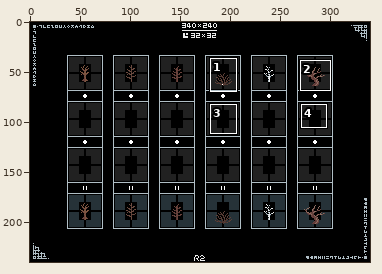
One commit to this pixel-art file: works/pixel_dailies/pixel_dailies_20210902_set_of_trees_v2.aseprite. Above, an overview of the earlier version with the close-up marked.
Close-up. First the earlier version:
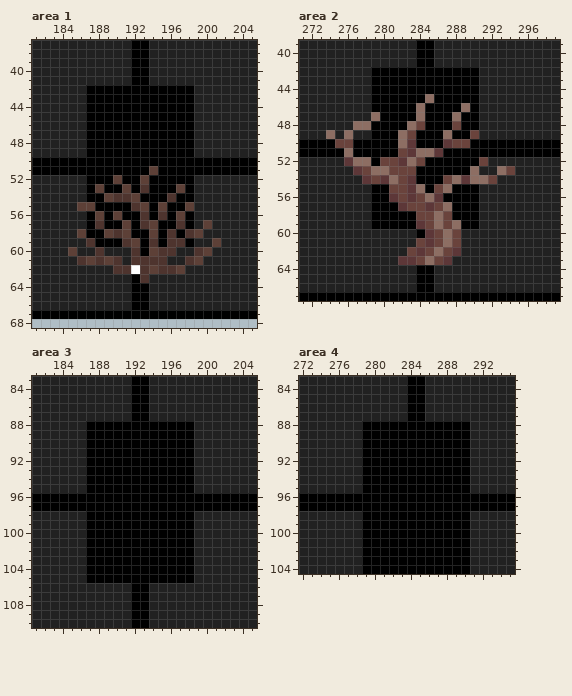
340x240 pixels, 1 frame. Shown: area 1: x 181..205, y 37..68; area 2: x 271..299, y 39..67; area 3: x 181..205, y 83..110; area 4: x 272..295, y 83..104. The commit also changed other parts of the picture, which this record leaves out.
The result:
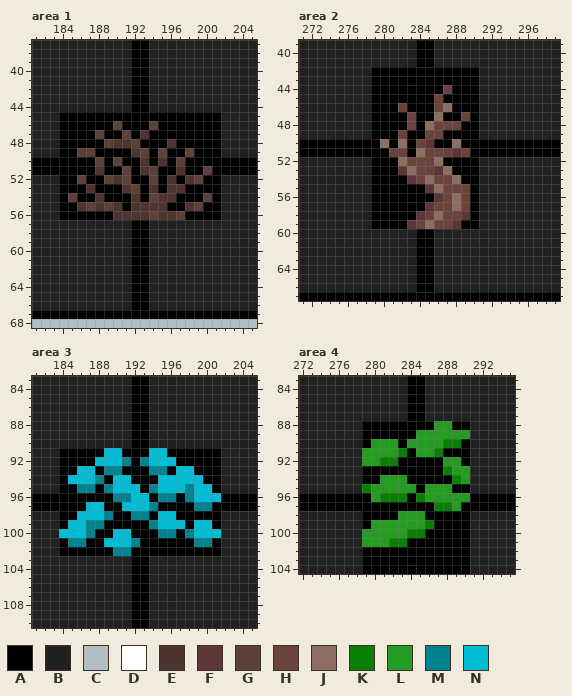
Palette (. is transparent): A #000000  B #212121  C #b0bec5  D #ffffff  E #4e342e  F #5d3738  G #5d4037  H #6a433c  J #8d6e63  K #0a7e07  L #259b24  M #00838f  N #00bcd4
Changes in this commit:
layer "leaf_2" now shown
Changed rows in their new state; - is an unchanged pixel.
Area 1, layers "body", "bg":
first column x 184:
42 ---BBBBB--BBBBB---
43 ---BBBBB--BBBBB---
44 ---BBBBB--BBBBB---
45 AAA------------AAA
46 AAA---G---G----AAA
47 AAA-G--G-E-----AAA
48 AAA--GEEG---E--AAA
49 AAGG----EG-G--GAAA
50 ----G-G--E-E-G----
51 ----E--G-E---E--G-
52 AAG--GEG-AG-E-EGAA
53 AAAEA--EGAE-EE-AAA
54 AGA-EAAAE-GE---AGA
55 AAE-EGE--EEE--EGAA
56 AAA-A-EEE-G-E--AAA
57 ---BBBBB-ABBBBB-B-
58 --BBBBBB--BBBBBB--
59 ---BBBBBA-BBBBB--B
60 -B--B---A-BBB--BB-
61 --BBBBB-AABB--BB--
62 ------BBAABBBB----
63 ---------A--------
Area 2, layer "body":
first column x 274:
44 -------------H-------
45 -----------AH--------
46 --------H-A-HJ-A-----
47 -----A---HA-J-AH-----
48 ---BB----HAJHH-------
49 B-B-----HA-HHA--A----
50 -AA---J--AHF-AJA-----
51 --A----H-A-HHHFH-----
52 --BBB-AAJH-HJ----B---
53 ---BBAAAFJHHFJ--A--BB
54 ----BAAAA-HJH--AABB--
55 -------AAAAFJHHH-----
56 -------AAAAA-HJH-----
57 --------AAA--HJH-----
58 ----------F---HF-----
59 ---------FHJH-F------
60 -----------ABBB------
61 ----------AABBB------
62 ---------BAABBB------
63 --------BBAABB-------
Area 3, layers "leaf_2", "bg":
first column x 184:
 88 ---BBBBB--BBBBB---
 89 ---BBBBB--BBBBB---
 90 ---BBBBB--BBBBB---
 91 AAA--NN---NN---AAA
 92 AAA-NNNM-MNNN--AAA
 93 AANN-MM---MM-NNAAA
 94 ANNNM-NN---NNNNNAA
 95 AAMM-MNNN-MNNNMNNA
 96 ------MMNN-MM-MNNN
 97 ---NN--NNNM----MM-
 98 AANNNM--MM-NN--AAA
 99 ANNMM-----MNNN-NNA
100 NNNM--NN---MM-MNNN
101 AMM--NNNM------MMA
102 AAA---MM-------AAA
103 ---BBBBB--BBBBB---
104 ---BBBBB--BBBBB---
105 ---BBBBB--BBBBB---
Area 4, layer "leaf_2":
first column x 279:
 88 --------LL--
 89 ------LLLLLL
 90 -LLL-LLLLKK-
 91 LLLLK-LLK---
 92 LLKK-----LL-
 93 ---------KLL
 94 --LLL-----KL
 95 KLLLLL-LLL--
 96 -LKKK-KLLLLL
 97 --------KKL-
 98 ----LLL-----
 99 -LLLLLLK----
100 LLLLLKK-----
101 LLLKK-------
